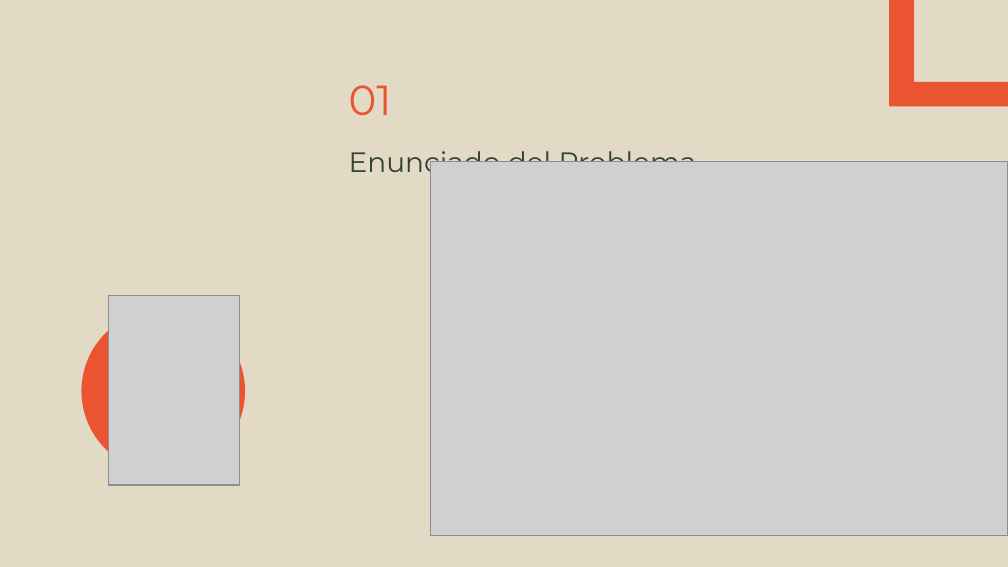
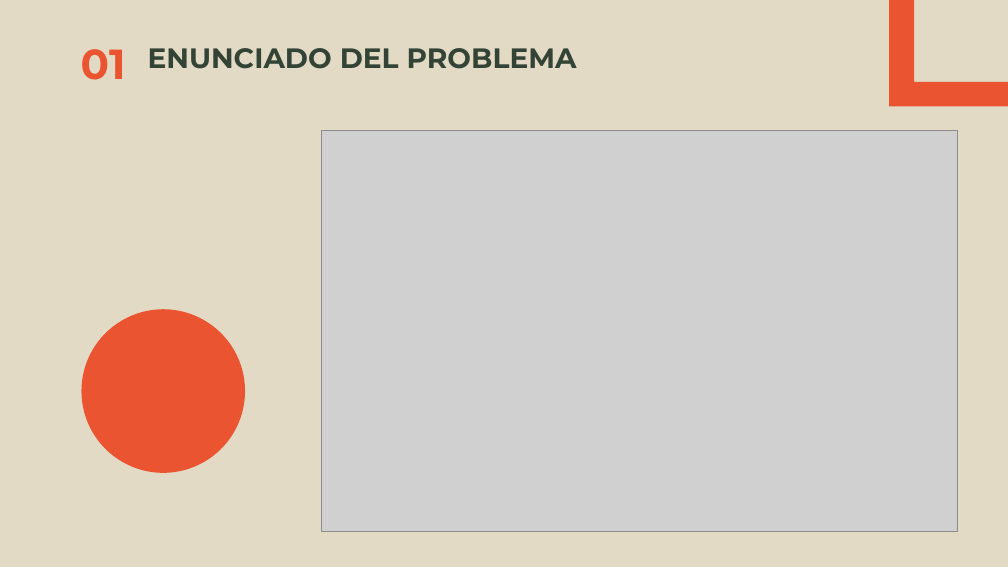
Before and after one commit to mo201801/trabajogrado, a slide deck: slide 4 of ocr-ppt.pptx. Drawn at 1008x567 pixels with LibreOffice and Linux fonts; fonts in the diff are those of the drawing; grey boxes stand for pictures; background and template pictures are left out. Boxes give left, top, right and bottom in pixels: in the first picture for what was removed or moved away, otherwise in the second. Text is boxed around its words. In the diff, an @@ line names an element or a change of style, - is before the commit and + after.

```diff
--- a/ocr-ppt.pptx
+++ b/ocr-ppt.pptx
@@ title "01": place and size @@
-title "01" at (349,85,392,115)
+title "01" at (81,49,126,80)
@@ title "01" at (81,49,126,80): bold on @@
@@ title at (148,48,577,69): text changed; bold on @@
-Enunciado del Problema
+ENUNCIADO DEL PROBLEMA
@@ picture: place and size @@
-picture at (430,161,1008,536)
+picture at (322,130,958,531)
@@ picture removed at (109,295,239,485) @@
```
Also in this commit, not shown: 1 other slide changed, 1 slide added.
